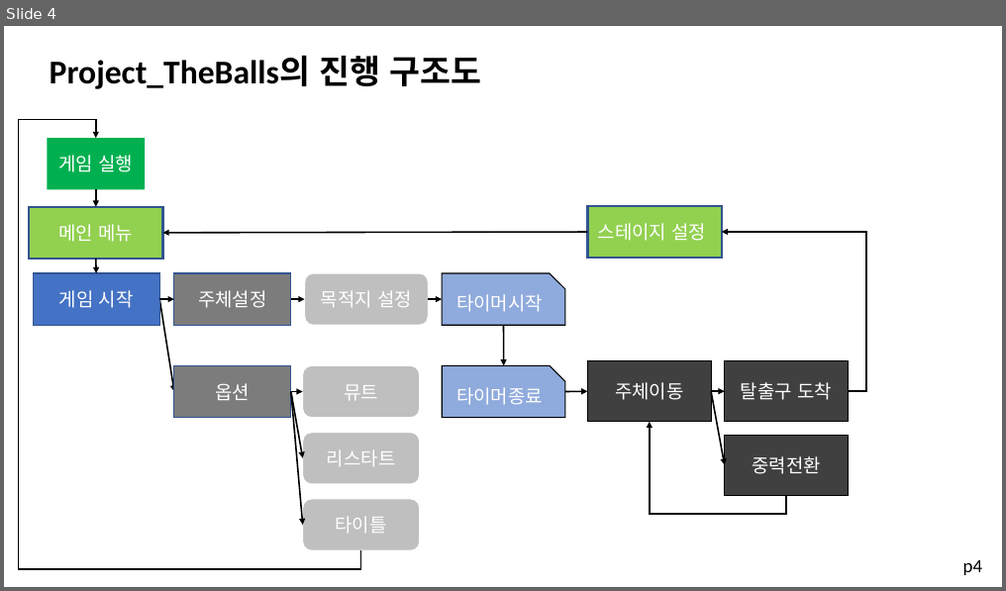
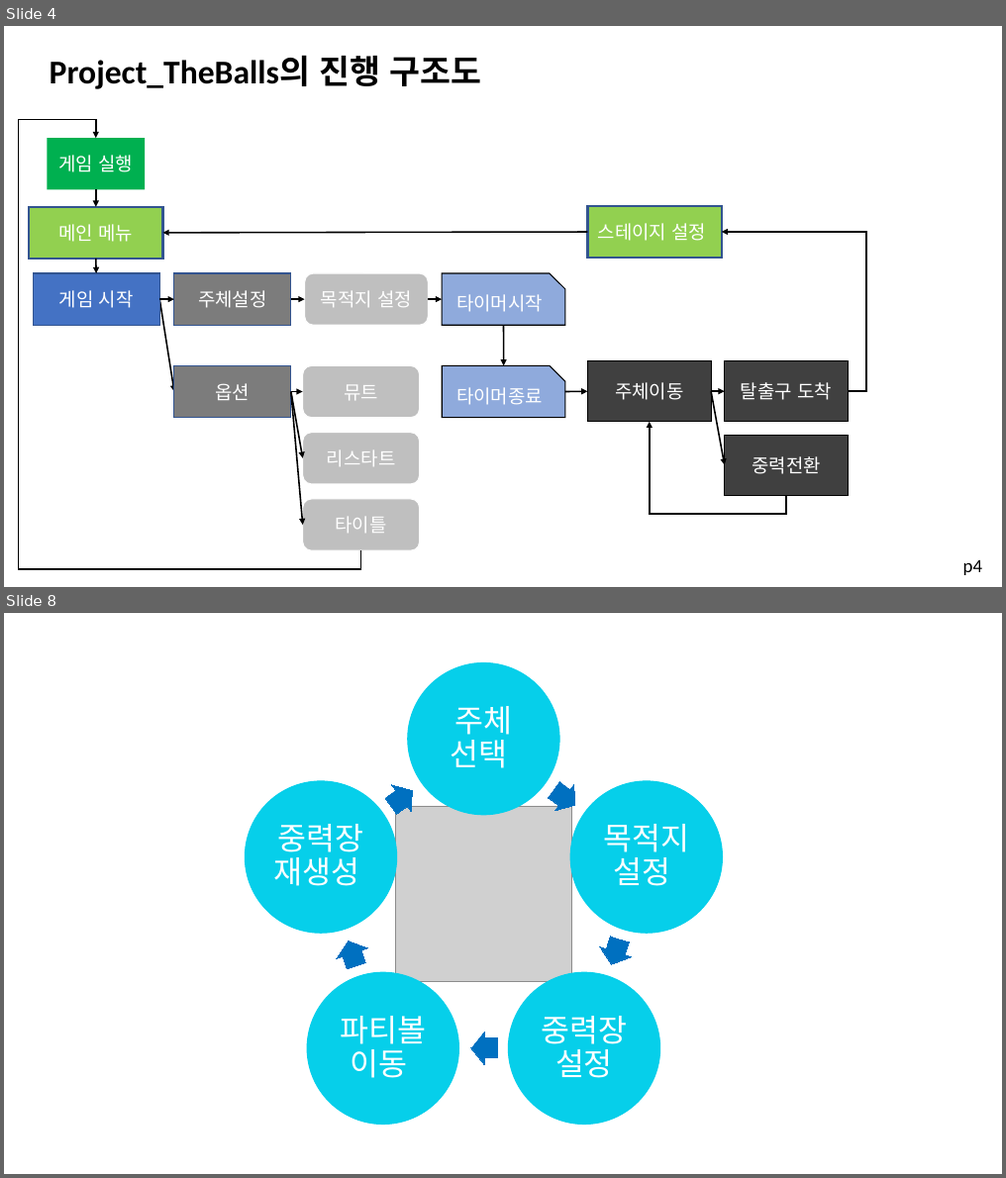
Before and after one commit to kjpark102312/Jagu_Agis, a slide deck: Documents/PartyBall/Project_TheBalls.pptx. Shown one above the other, each under a label of ours: slide 4 before the commit, slides 4 and 8 after it; the slides between them are not shown. The pictures are 1006x591 and 1006x1178 pixels, drawn with LibreOffice and Linux fonts; fonts in the diff are those of the drawing; grey boxes stand for pictures. Boxes give left, top, right and bottom in pixels: in the first picture for what was removed or moved away, otherwise in the second. Text is boxed around its words. In the diff, an @@ line names an element or a change of style, - is before the commit and + after.

```diff
--- a/Documents/PartyBall/Project_TheBalls.pptx
+++ b/Documents/PartyBall/Project_TheBalls.pptx
@@ slide 8 added at (4,613,1002,1174), background #FFFFFF @@
@@ group added at (245,663,723,1124): 5 ellipses, 5 texts, 5 right arrows, 1 picture @@
+주체 선택
+목적지 설정
+중력장 설정
+파티볼 이동
+중력장 재생성
```
Also in this commit, not shown: 3 slides changed, 4 other slides added, 1 slide removed, 3 other files.
